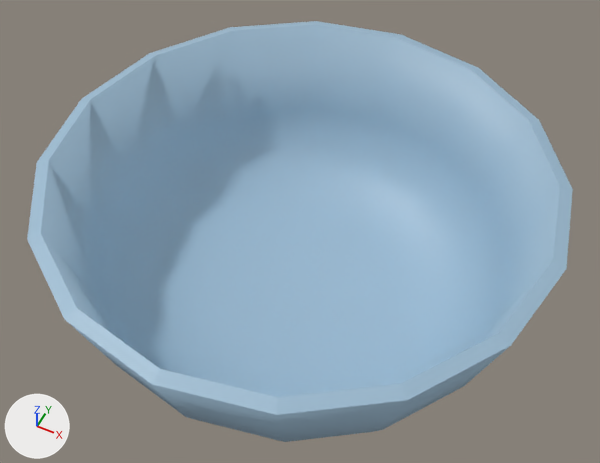
A saved change to the FBX model LifeSkillsSoftwareMorningRoutine/LSS_MorningRoutine/Assets/Models/Environment/mixing bowl small.fbx.
Both versions are drawn from a camera (50 mm lens) standing at (0.287, -0.575, 3.034) and looking at (-0.003, 0.004, 2.31). Every picture has the same lights, and +X, +Y and +Z are marked at lower left.

Objects in the first picture: 'mixing bowl small'.
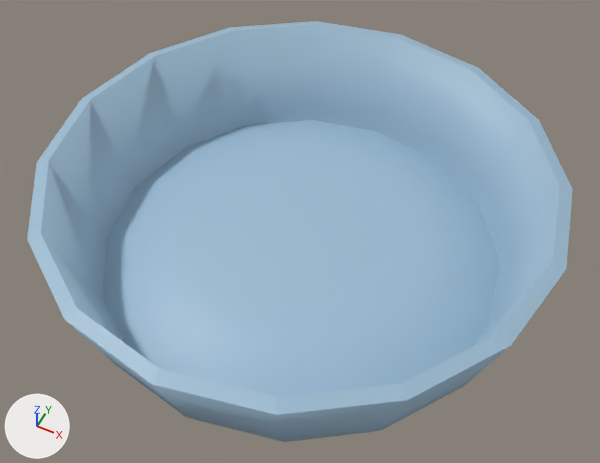
Diff of the bpy script that builds the scene:
```diff
--- a/LifeSkillsSoftwareMorningRoutine/LSS_MorningRoutine/Assets/Models/Environment/mixing bowl small.fbx.py
+++ b/LifeSkillsSoftwareMorningRoutine/LSS_MorningRoutine/Assets/Models/Environment/mixing bowl small.fbx.py
@@ me_cylinder_029 @@
+me_cylinder_029.from_pydata(...)  # 48 vertices, 33 faces; spans x -0.243..0.243, y -0.243..0.243, z 0.08..0.117
+me_cylinder_029.materials.append(mat_e_wall)  # blue #9dbbd1
@@ ob_mixing_bowl_small_interior @@
+ob_mixing_bowl_small_interior = bpy.data.objects.new('mixing bowl small interior', me_cylinder_029)
+ob_mixing_bowl_small_interior.location = (0.0, 0.0, 2.2)
```

What differs and where, as boxes [x1, y1, x2, y2] in the pictures (600 x 463 px):
'mixing bowl small interior', added (blue)
    after: [104, 120, 500, 397]
